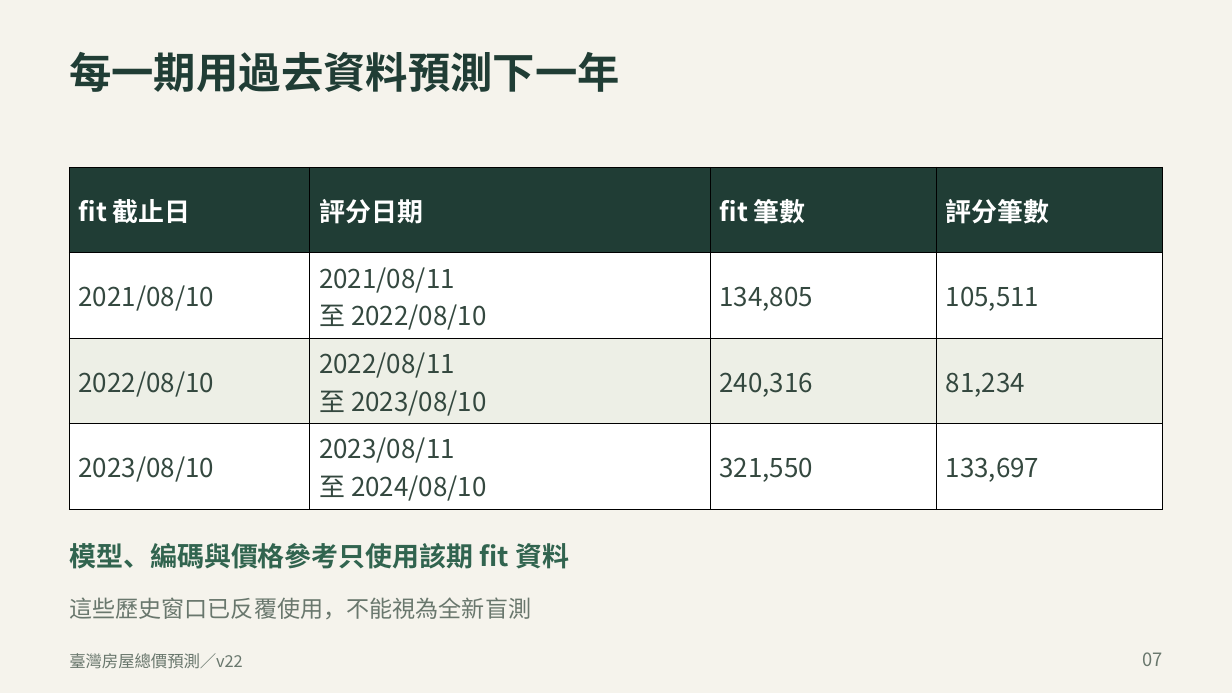
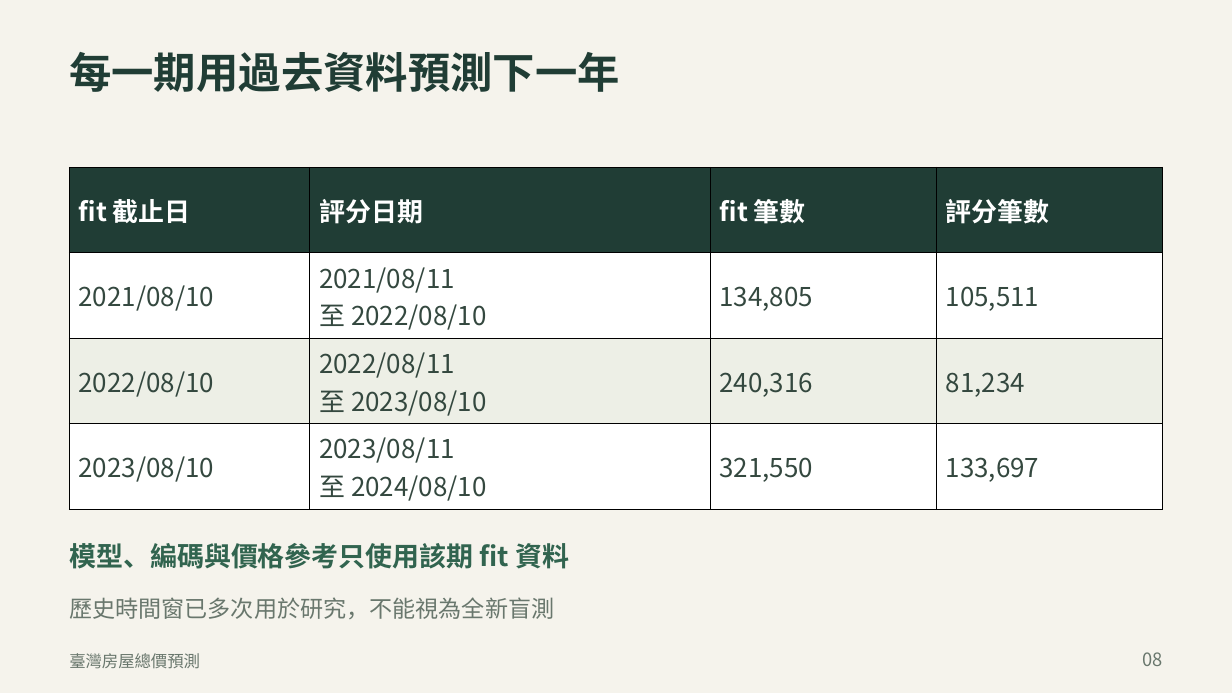
Before and after one commit to ziyi930108/nycu-house-price-regression, a slide deck: slide 8 of presentation/臺灣房價預測_正式報告_v22.pptx (slide 7 before the commit). Drawn at 1232x693 pixels with LibreOffice and Linux fonts; fonts in the diff are those of the drawing. Boxes give left, top, right and bottom in pixels: in the first picture for what was removed or moved away, otherwise in the second. Text is boxed around its words. In the diff, an @@ line names an element or a change of style, - is before the commit and + after.

```diff
--- a/presentation/臺灣房價預測_正式報告_v22.pptx
+++ b/presentation/臺灣房價預測_正式報告_v22.pptx
@@ text at box(69, 597, 554, 619): text changed @@
-這些歷史窗口已反覆使用，不能視為全新盲測
+歷史時間窗已多次用於研究，不能視為全新盲測
@@ text at box(69, 653, 200, 668): text changed @@
-臺灣房屋總價預測／v22
+臺灣房屋總價預測
@@ text at box(1142, 652, 1162, 666): text changed @@
-07
+08
```
Also in this commit, not shown: 10 other slides changed, 4 slides added, 5 slides removed, 19 other files.
